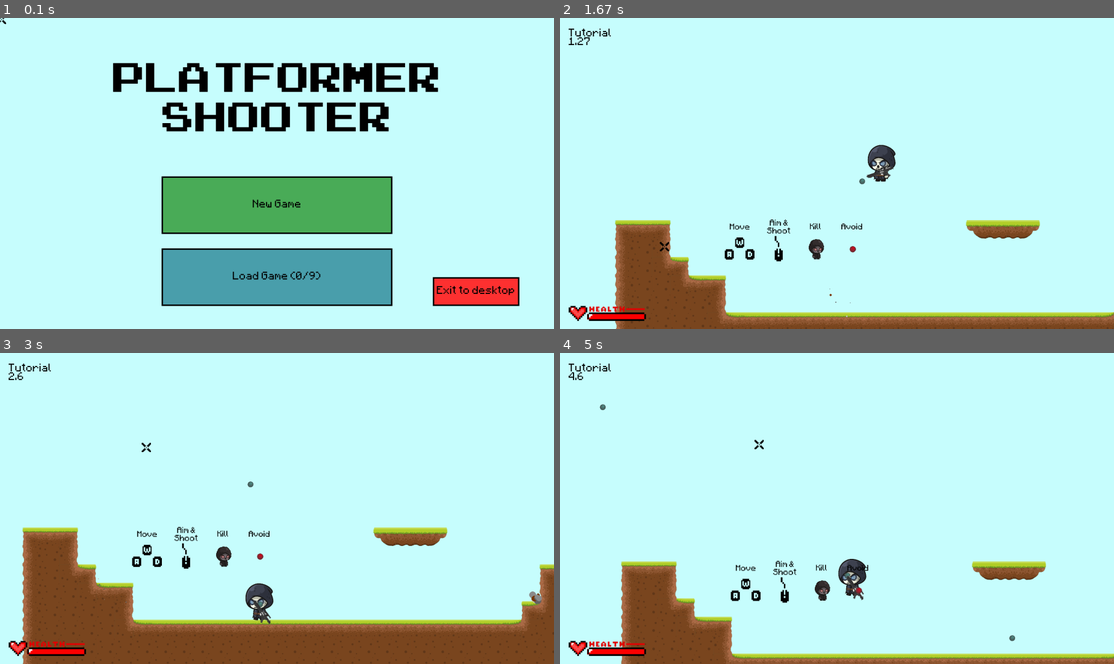
Above: before the commit, frames 1-4 (two rows, left to right).
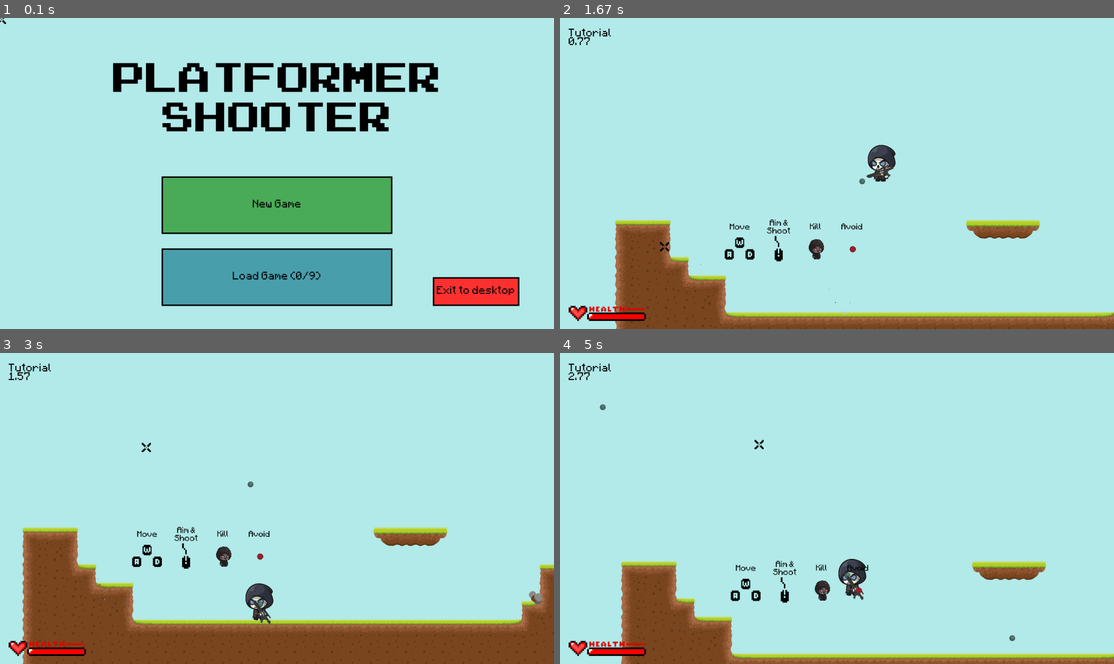
Above: after the commit, the same moments.

Repository: 000Nobody/Pygame-Platformer-Shooter
Game: pygame game, started from main.py
Same seed, same stepped clock (60 frames per second), same inputs: the game is played once before the commit and once after it.
Inputs (mouse positions are in pixels of both pictures, inside the frame that each line leads up to):
- Up to frame 1 (0.1 s): no input
- Up to frame 2 (1.67 s): click (837, 204) at 0.38 s; click (704, 176) at 0.72 s; hold D 1-1.47 s; tap Space at 1.07, 1.37, 1.57 s; click (892, 241) at 1.08 s; hold W from 1.5 s (still down); click (665, 248) at 1.58 s
- Up to frame 3 (3 s): release W at 1.8 s; hold D 1.83-2.3 s; tap Space at 1.9, 2.2, 2.4, 2.7, 2.97 s; click (481, 617) at 1.92 s; hold A 2.33-2.87 s; click (132, 393) at 2.42 s; hold A from 2.9 s (still down); click (144, 446) at 2.98 s
- Up to frame 4 (5 s): tap Space at 3.27, 3.4, 3.8, 4.1, 4.47, 4.77, 4.97 s; release A at 3.3 s; hold W 3.33-3.7 s; click (809, 589) at 3.42 s; hold D 3.73-4.37 s; click (837, 545) at 3.82 s; hold A 4.4-4.87 s; click (1047, 626) at 4.48 s; hold D from 4.9 s (still down); click (759, 443) at 4.98 s

The runs differ from the first frame. In frame 2, less than 0.1% of the frame differs, in the area x 1-53%, y 6-97%; in frame 3, less than 0.1%, in the area x 1-98%, y 6-81%; in frame 4, less than 0.1%.

Commit message:
Added more maps

Diff:
--- a/data/maps/map0.txt
+++ b/data/maps/map0.txt
@@ -1,10 +1,10 @@
-0000000000000000000000000000078889000000000000000000
-0000000000000000000000000000000000000000000000000000
+0000000000000000000000000000078889
+0
 0000000000000000000000000000000000000000000000000516
 0000000000000000000000000000000000000000000000000324
 0000000000000000000000000000000000000000000000000324
-0000000000000000000000000000000000000000000000000324
-516000000000000000078890000000000516000000000511ca24
+000000000000000000000000000000000000000000000000ea24
+51600000000000000007889000000000051600000000051ca224
 3240000000000000000000000000000003240000000003222224
 32bf0000000000000000000000005111ca2bf000000003222224
 322bd6000000000000000000000032222222bd111111ca222224
--- a/data/maps/map1.txt
+++ b/data/maps/map1.txt
@@ -1,19 +1,9 @@
-000000000000000000000000078890000000000000000000000000000000000000000000000000
-000000000000000000000000000000000000000000000000000000000000000000000000000000
-000000000000000000000000000000000000000000000000000000078888889000000000000056
-000000000000000000000000000000000000000005111600000000000000000000000000000ea4
-0000000000000000000000000000000000511111ca222bd111160000000000000051111111ca24
-000000000000000000000000000000000032222222222222222400000000000000322222222224
-000000000000000000000000000000000032222222222222222400000000000000322222222224
-000000000000000000000511111111111ca2222222222222222bf000000000000ea22222222224
-0000000000000000000003222222222222222222222222222222bd1111111111ca222222222224
-007888900000000000000322222222222222222222222222222222222222222222222222222224
-000000000000000000000322222222222222222222222222222222222222222222222222222224
-00000000000000000000ea22222222222222222222222222222222222222222222222222222224
-0000000000000000005ca222222222222222222222222222222222222222222222222222222224
-000000000000000000322222222222222222222222222222222222222222222222222222222224
-00000000000000000ea22222222222222222222222222222222222222222222222222222222224
-0000511111111111ca222222222222222222222222222222222222222222222222222222222224
-000032222222222222222222222222222222222222222222222222222222222222222222222224
-000032222222222222222222222222222222222222222222222222222222222222222222222224
-0000giiiiiiiiiiiiiiiiiiiiiiiiiiiiiiiiiiiiiiiiiiiiiiiiiiiiiiiiiiiiiiiiiiiiiiiih
+51116
+3222bd116
+32222222bd11111116
+3222222222222222240000000000000000000000000000000000000000000000000000000051111600000000000000000000051111116
+3222222222222222240000000000000000788890000000000000078888900000000000000032222400000000000000000000032222224000000516
+3222222222222222240000000000000000000000000000000000000000000000000000000032222bf0000000000000051111ca2222224000000324
+32222222222222222400788888900000000000000000000000000000000000000000000000322222bd111111111111ca222222222222bf00000324
+3222222222222222240000000000000000000000000000000000000000000000000000000032222222222222222222222222222222222bd111ca24
+giiiiiiiiiiiiiiiih00000000000000000000000000000000000000000000000000000000giiiiiiiiiiiiiiiiiiiiiiiiiiiiiiiiiiiiiiiiiih
--- /dev/null
+++ b/data/maps/map2.txt
@@ -0,0 +1,19 @@
+0
+00000000000000000000000007889
+0
+00000000000000000000000000000000000000000000000000000078888889000000000000056
+00000000000000000000000000000000000000005111600000000000000000000000000000ea4
+000000000000000000000000000000000051111ca222bd111160000000000000051111111ca24
+00000000000000000000000000000000003222222222222222400000000000000322222222224
+00000000000000000000000000000000003222222222222222400000000000000322222222224
+000000000000000000000511111111111ca222222222222222bf000000000000ea22222222224
+000000000000000000000322222222222222222222222222222bd1111111111ca222222222224
+00788890000000000000032222222222222222222222222222222222222222222222222222224
+00000000000000000000ea2222222222222222222222222222222222222222222222222222224
+0000000000000000005ca22222222222222222222222222222222222222222222222222222224
+00000000000000000032222222222222222222222222222222222222222222222222222222224
+00000000000000000ea2222222222222222222222222222222222222222222222222222222224
+0000511111111111ca22222222222222222222222222222222222222222222222222222222224
+00003222222222222222222222222222222222222222222222222222222222222222222222224
+00003222222222222222222222222222222222222222222222222222222222222222222222224
+0000giiiiiiiiiiiiiiiiiiiiiiiiiiiiiiiiiiiiiiiiiiiiiiiiiiiiiiiiiiiiiiiiiiiiiiih
--- /dev/null
+++ b/data/maps/map3.txt
@@ -0,0 +1,13 @@
+00000000000000000000000000000000000000000000000000516
+00000000000000000000000000000000000000000000000000324
+00000000000000000000000000000000000000000000000000324
+00000000000000000000000000000000000000000000000000324
+00000000000000000000000000000000000000000000000000324
+0000000000000000000000000000000511111111600000000ea24
+0000000000000000000000000000000322222222bd111111ca224
+00000000000000000000000000000003222222222222222222224
+000000000000000000000000000000ea222222222222222222224
+00000000000000000000511111111ca2222222222222222222224
+78900000000000000000322222222222222222222222222222224
+00000000000000000000322222222222222222222222222222224
+00000000000000000000giiiiiiiiiiiiiiiiiiiiiiiiiiiiiiih
--- /dev/null
+++ b/data/maps/map4.txt
@@ -0,0 +1,21 @@
+516
+324
+324
+324
+32bf
+322bd111116
+3222222222bf
+32222222222bd16
+322222222222224
+322222222222224
+322222222222224000000511116
+32222222222222bd1111ca22224000000000000000789
+322222222222222222222222224
+32222222222222222222222222bd1116
+322222222222222222222222222222240000000000000000000000511111111160000000000000000516
+giiiiiiiiiiiiiiiiiiiiiiiiiiiiiih0000000000000000000000322222222240000000000000000324
+00000000000000000000000000000000000000000000000000000032222222224000000000000000ea24
+0000000000000000000000000000000000000000000000000000003222222222bf0000000000005ca224
+00000000000000000000000000000000000000000000000000000032222222222bd1111111111ca22224
+000000000000000000000000000000000000000000000000000000322222222222222222222222222224
+000000000000000000000000000000000000000000000000000000giiiiiiiiiiiiiiiiiiiiiiiiiiiih
--- a/main.py
+++ b/main.py
@@ -1,4 +1,4 @@
-import pygame, math, os, random, sys
+import pygame, math, os, random, sys, time
 from operator import sub
 from pygame.locals import *
 
@@ -18,6 +18,8 @@
 pygame.mouse.set_visible(False)
 
 # Create variables
+FPS = 60
+last_time = time.time()
 save_number = 0
 main_menu = True
 load_game_menu = False
@@ -218,7 +220,7 @@
             self.times_jumped += 1
             jump_sound.play()
             for i in range(5):
-                particles.append(Particle(player.rect.midbottom[0], player.rect.midbottom[1], [(150, 150, 150), (255, 255, 255), (200, 200, 200)], -40, 40, -5, 0, 2, 10, 0.8, 0.2))
+                particles.append(Particle(player.rect.midbottom[0], player.rect.midbottom[1], [(150, 150, 150), (225, 225, 225), (200, 200, 200)], -40, 40, -5, 0, 4, 10, 0.8, 0.2))
             self.jumping = False
 
         if not self.moving_left and not self.moving_right:
@@ -227,7 +229,7 @@
 
         self.rect, self.collision_types, self.hit_list = move(self.rect, tile_rects, self.movement)
 
-        self.vertical_momentum += gravity_strength
+        self.vertical_momentum += gravity_strength * dt
         if self.vertical_momentum > 50:
              self.vertical_momentum = 50
 
@@ -280,12 +282,7 @@
 
     def change_level(self, new_level):
         #update save file
-        with open('saves.txt', 'r') as f:
-            save_data = f.read()
-            f.close()
-
-        save_data = save_data.split(',')
-        save_data = save_data[:-1]
+        save_data = get_saves()
         save_data[save_number] = new_level
         save_data_string = ''
         for i in save_data:
@@ -363,7 +360,7 @@
 
         self.rect, self.collision_types, self.hit_list = move(self.rect, tile_rects + [enemy.rect for enemy in enemies if enemy.id != self.id], self.movement)
 
-        self.vertical_momentum += gravity_strength
+        self.vertical_momentum += gravity_strength * dt
         if self.vertical_momentum > 50:
              self.vertical_momentum = 50
 
@@ -400,7 +397,7 @@
         self.frame = frame
 
     def attack(self):
-        self.shoot_timer += 1
+        self.shoot_timer += 1 * dt
         if math.sqrt(abs((self.rect.centerx - player.rect.centerx)**2 + (self.rect.centery - player.rect.centery)**2)) <= self.attack_range:
             if self.shoot_timer >= 60:
                 self.slopex = (player.rect.centerx - scroll[0]) - (self.rect.centerx - scroll[0] + 5)
@@ -479,8 +476,8 @@
         self.collision_check(self.rect, tile_rects)
 
     def trajectory(self):
-        self.x += math.cos(self.angle) * self.vel
-        self.y += math.sin(self.angle) * self.vel
+        self.x += math.cos(self.angle) * self.vel * dt
+        self.y += math.sin(self.angle) * self.vel * dt
 
     def draw(self):
         self.rect = pygame.Rect(self.x - self.radius, self.y - self.radius, self.radius * 2, self.radius * 2)
@@ -520,10 +517,10 @@
         self.gravity = gravity
 
     def update(self):
-        self.x += self.xvel
-        self.y += self.yvel
-        self.radius -= self.shrink_rate
-        self.yvel += self.gravity
+        self.x += self.xvel * dt
+        self.y += self.yvel * dt
+        self.radius -= self.shrink_rate * dt
+        self.yvel += self.gravity * dt
 
     def draw(self):
         pygame.draw.circle(display, self.color, (int(self.x - scroll[0]), int(self.y - scroll[1])), int(self.radius))
@@ -563,7 +560,11 @@
         display.blit(self.rendered_text, (self.text_rect.x, self.text_rect.y))
 
 # Create classes
-levels = {'Tutorial':Level('map0', (600, 490), [(2940, 250)], 1400), 'Level 1':Level('map1', (600, 800), [(255, 445), (1695, -130), (3925, 380), (3915, 0)], 1900)}
+levels = {'Tutorial':Level('map0', (600, 490), [(2940, 250)], 1400),
+          'Level 1':Level('map1', (830, -100), [(140, -145), (5375, 280), (7215, 345)], 800),
+          'Level 2':Level('map2', (600, 800), [(255, 445), (1695, -130), (3925, 380), (3915, 0)], 1900),
+          'Level 3':Level('map3', (50, 400), [(1790, 400), (3125, 100)], 1000),
+          'Level 4':Level('map4', (295, 100), [(1105, 480), (1855, 600), (3935, 675), (4385, 925), (5045, 850)], 1500)}
 for level in levels:
     levels[level].load_map()
 
@@ -586,8 +587,9 @@
     return hit_list
 
 def move(rect, tiles, movement):
+    print(player.rect)
     collision_types = {'top':False,'bottom':False,'right':False,'left':False}
-    rect.x += movement[0]
+    rect.x += movement[0] * dt
     hit_list = collision_check(rect, tiles)
     for tile in hit_list:
         if movement[0] > 0:
@@ -596,7 +598,7 @@
         elif movement[0] < 0:
             rect.left = tile.right
             collision_types['left'] = True
-    rect.y += movement[1]
+    rect.y += movement[1] * dt
     hit_list = collision_check(rect, tiles)
     for tile in hit_list:
         if movement[1] > 0:
@@ -608,6 +610,14 @@
 
     return rect, collision_types, hit_list
 
+def get_saves():
+    with open('saves.txt', 'r') as f:
+        save_data = f.read()
+        f.close()
+    save_data = save_data.split(',')
+    save_data = save_data[:-1]
+    return save_data
+
 def update_cursor(mousepos):
     cursor_rect = cursor.get_rect()
     cursor_rect.center = mousepos
@@ -624,7 +634,7 @@
     pygame.mixer.music.set_volume(0.2)
 
 def draw_main_menu():
-    display.fill((200,255,255))
+    display.fill((180, 235, 235))
 
     new_game_button.draw()
     load_game_button.draw()
@@ -638,7 +648,7 @@
     pygame.display.update()
 
 def draw_load_game_menu():
-    display.fill((200,255,255))
+    display.fill((180, 235, 235))
 
     for button in save_buttons:
         button.draw()
@@ -667,7 +677,7 @@
     exit_fullscreen_button.draw()
 
 def draw():
-    display.fill((200,255,255))
+    display.fill((180, 235, 235))
 
     levels[player.level].draw()
 
@@ -711,17 +721,15 @@
 # Main Loop
 play_menu_music()
 while True:
+    clock.tick()
+    dt = time.time() - last_time
+    dt *= FPS
+    last_time = time.time()
+
     if main_menu:
         new_game_button = Button(560, 550, 800, 200, (75, 173, 89), "New Game", (0, 0, 0), pixel_font_large)
         exit_button = Button(1500, 900, 300, 100, (255, 50, 50), "Exit to desktop", (0, 0, 0), pixel_font_large)
-
-        with open('saves.txt', 'r') as f:
-            save_data = f.read()
-            f.close()
-
-        save_data = save_data.split(',')
-        save_data = save_data[:-1]
-        load_game_button = Button(560, 800, 800, 200, (75, 160, 173), "Load Game ({}/9)".format(len(save_data)), (0, 0, 0), pixel_font_large)
+        load_game_button = Button(560, 800, 800, 200, (75, 160, 173), "Load Game ({}/9)".format(len(get_saves())), (0, 0, 0), pixel_font_large)
 
         for event in pygame.event.get():
             if event.type == QUIT:
@@ -748,6 +756,7 @@
                                 f.write('Tutorial,')
                                 f.close()
                                 save_number = len(save_data) - 1
+                                player.change_level('Tutorial')
                                 game_running = True
                                 main_menu = False
                                 select_sound.play()
@@ -765,15 +774,9 @@
     if load_game_menu:
         save_buttons = []
         delete_save_buttons = []
-        with open('saves.txt', 'r') as f:
-            save_data = f.read()
-            f.close()
-
-        save_data = save_data.split(',')
-        save_data = save_data[:-1]
         game_counter = 1
         save_button_y = 50
-        for save in save_data:
+        for save in get_saves():
             save_buttons.append(Button(612, save_button_y, 400, 90, (255, 255, 255), "Game {}: {}".format(game_counter, save), (0, 0, 0), pixel_font_large))
             delete_save_buttons.append(Button(1032, save_button_y, 275, 90, (255, 50, 50), "Delete Game {}".format(game_counter), (0, 0, 0), pixel_font_large))
             game_counter += 1
@@ -801,25 +804,16 @@
                     for i, button in enumerate(save_buttons):
                         if button.is_over():
                             save_number = i
-                            with open('saves.txt', 'r') as f:
-                                save_data = f.read()
-                                save_data = save_data.split(',')
-                                save_data = save_data[:-1]
-                                player.change_level(save_data[save_number])
-                                f.close()
-                                load_game_menu = False
-                                game_running = True
-                                select_sound.play()
-                                play_bgmusic()
+                            save_data = get_saves()
+                            player.change_level(save_data[save_number])
+                            load_game_menu = False
+                            game_running = True
+                            select_sound.play()
+                            play_bgmusic()
                     for i, button in enumerate(delete_save_buttons):
                         if button.is_over():
                             select_sound.play()
-                            with open('saves.txt', 'r') as f:
-                                save_data = f.read()
-                                f.close()
-
-                            save_data = save_data.split(',')
-                            save_data = save_data[:-1]
+                            save_data = get_saves()
                             save_data.pop(i)
                             save_data_string = ''
                             for save in save_data:
@@ -869,12 +863,10 @@
 
     levels[player.level].create_map_hitbox()
     if game_running:
-        clock.tick(60)
-        if clock.get_fps() > 0:
-            levels[player.level].timer += 1/(clock.get_fps())
-
-        scroll[0] += int((player.rect.x - scroll[0] - (WINDOW_SIZE[0]/2 + player.width/2))/18)
-        scroll[1] += int((player.rect.y - scroll[1] - (WINDOW_SIZE[1]/2 + player.height/2))/18)
+        levels[player.level].timer += round((1 * dt)/100, 2)
+
+        scroll[0] += int((player.rect.x - scroll[0] - (WINDOW_SIZE[0]/2 + player.width/2))/18) * dt
+        scroll[1] += int((player.rect.y - scroll[1] - (WINDOW_SIZE[1]/2 + player.height/2))/18) * dt
 
     # Events
         for event in pygame.event.get():
@@ -922,6 +914,15 @@
         if player.level == 'Tutorial':
             if enemies == []:
                 player.change_level('Level 1')
+        if player.level == 'Level 1':
+            if enemies == []:
+                player.change_level('Level 2')
+        if player.level == 'Level 2':
+            if enemies == []:
+                player.change_level('Level 3')
+        if player.level == 'Level 3':
+            if enemies == []:
+                player.change_level('Level 4')
 
     # player bullets
         for bullet in bullets:
Empty file added: data/maps/map5.txt
